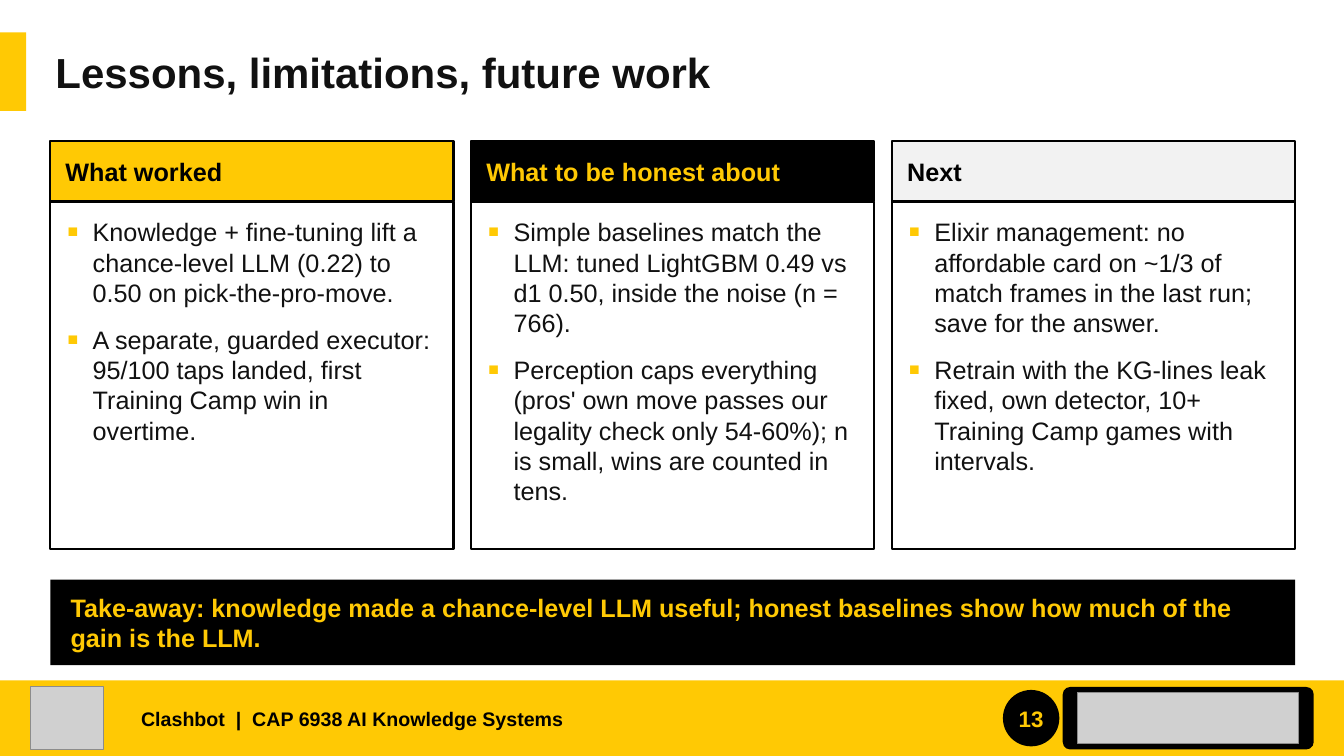
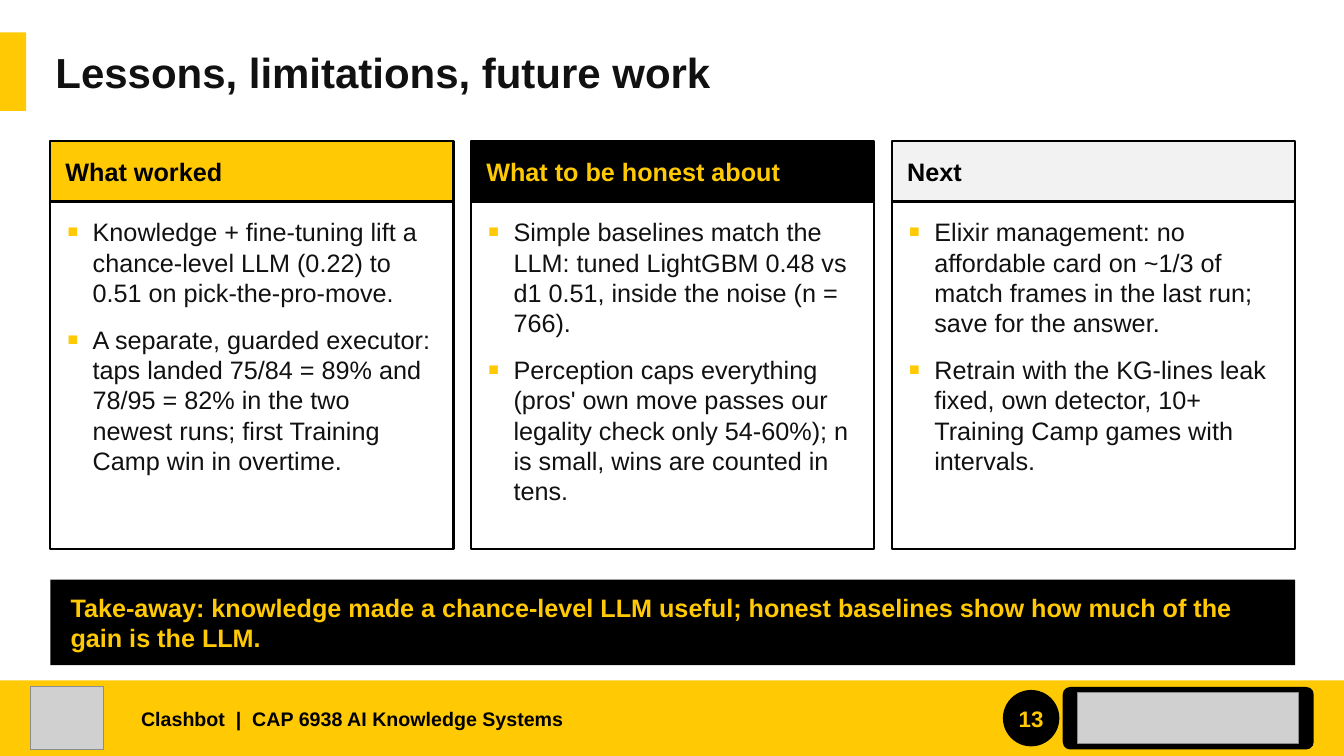
Before and after one commit to JylerTackson/clashBot, a slide deck: slide 13 of docs/report/slides/clashbot_showcase.pptx. Drawn at 1344x756 pixels with LibreOffice and Linux fonts; fonts in the diff are those of the drawing; grey boxes stand for pictures. Boxes give left, top, right and bottom in pixels: in the first picture for what was removed or moved away, otherwise in the second. Text is boxed around its words. In the diff, an @@ line names an element or a change of style, - is before the commit and + after.

```diff
--- a/docs/report/slides/clashbot_showcase.pptx
+++ b/docs/report/slides/clashbot_showcase.pptx
@@ text at [93,222,430,475]: text changed @@
-■ Knowledge + fine-tuning lift a chance-level LLM (0.22) to 0.50 on pick-the-pro-move.
-■ A separate, guarded executor: 95/100 taps landed, first Training Camp win in overtime.
+■ Knowledge + fine-tuning lift a chance-level LLM (0.22) to 0.51 on pick-the-pro-move.
+■ A separate, guarded executor: taps landed 75/84 = 89% and 78/95 = 82% in the two newest runs; first Training Camp win in overtime.
@@ text at [514,222,846,338]: text changed @@
-■ Simple baselines match the LLM: tuned LightGBM 0.49 vs d1 0.50, inside the noise (n = 766).
+■ Simple baselines match the LLM: tuned LightGBM 0.48 vs d1 0.51, inside the noise (n = 766).
```
Also in this commit, not shown: 6 other slides changed, 6 other files.
